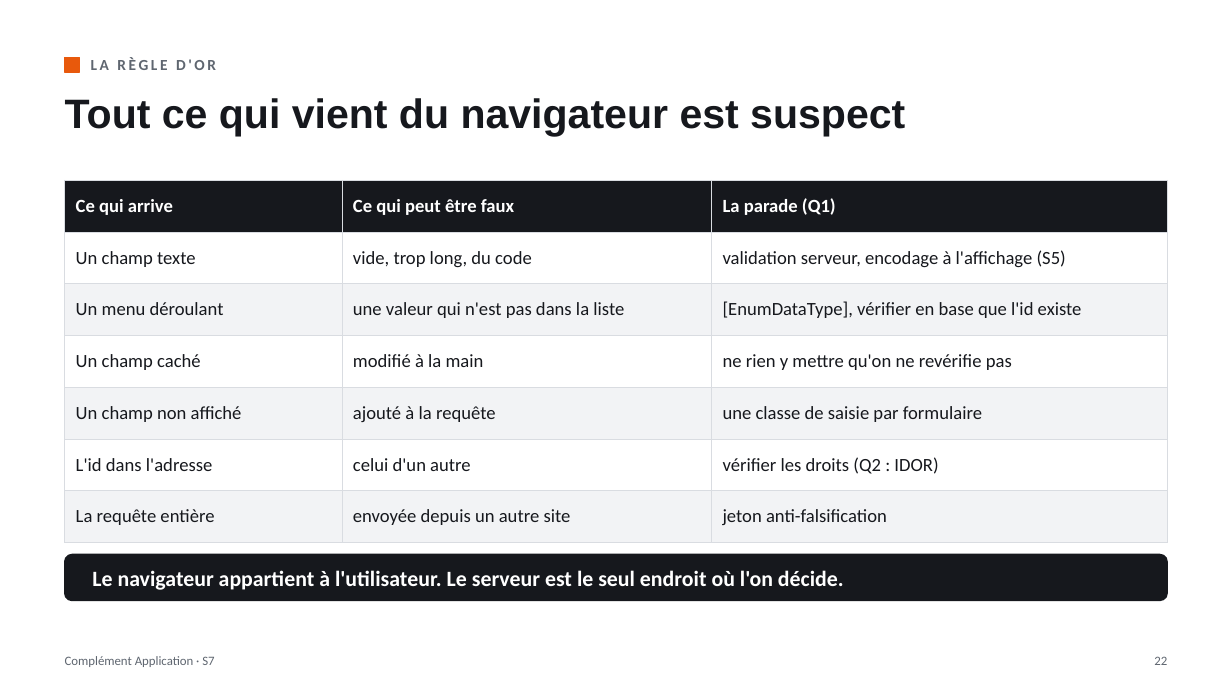
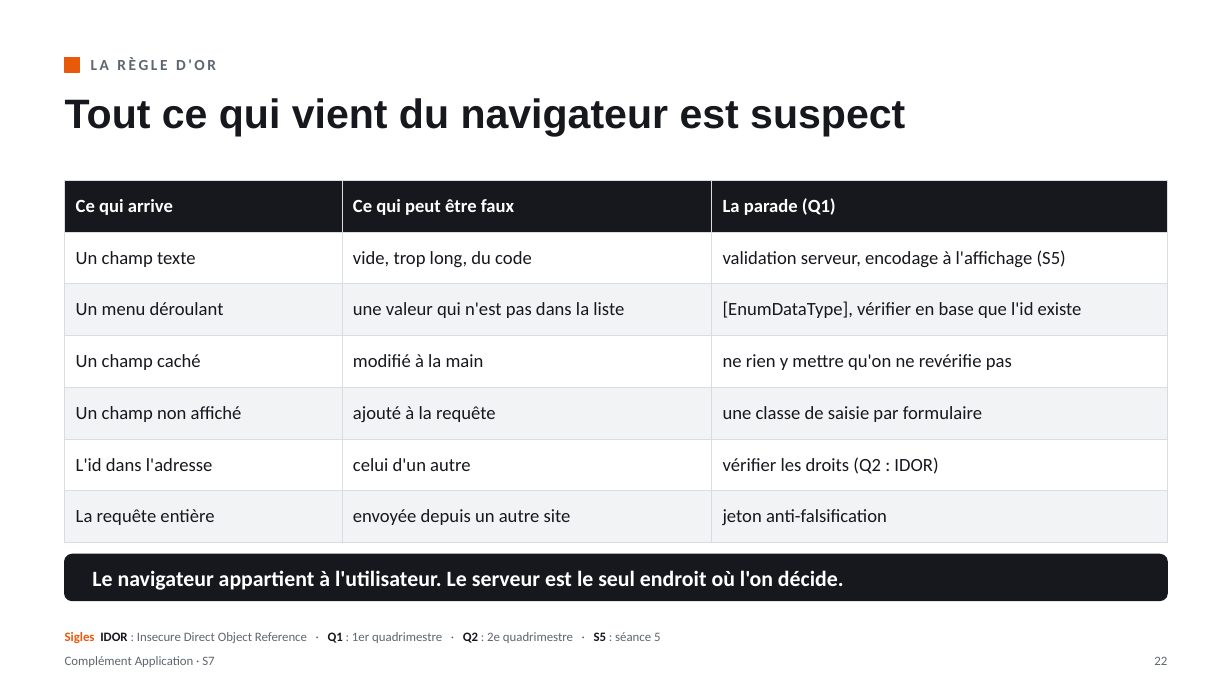
Before and after one commit to lle-condorcet/condorcet-2027, a slide deck: slide 22 of slides/LLE_CA_S07_Formulaires_et_validation.pptx. Drawn at 1232x693 pixels with LibreOffice and Linux fonts; fonts in the diff are those of the drawing. Boxes give left, top, right and bottom in pixels: in the first picture for what was removed or moved away, otherwise in the second. Text is boxed around its words. In the diff, an @@ line names an element or a change of style, - is before the commit and + after.

```diff
--- a/slides/LLE_CA_S07_Formulaires_et_validation.pptx
+++ b/slides/LLE_CA_S07_Formulaires_et_validation.pptx
@@ text added at <box>65,632,660,643</box>, 10 pt, text #5F6670 @@
+Sigles IDOR : Insecure Direct Object Reference · Q1 : 1er quadrimestre · Q2 : 2e quadrimestre · S5 : séance 5
```
Also in this commit, not shown: 20 other slides changed, 1 other file.
